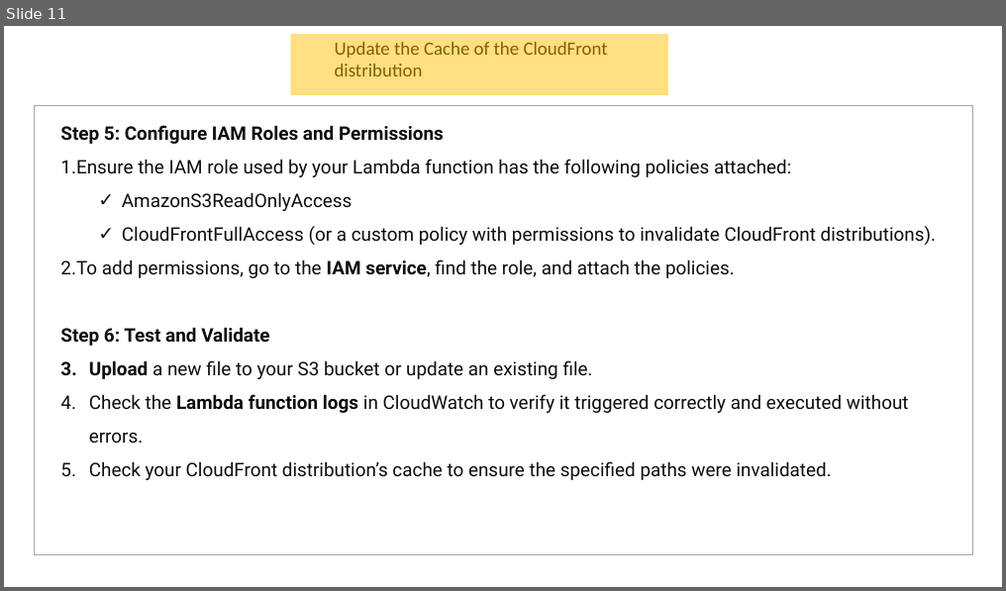
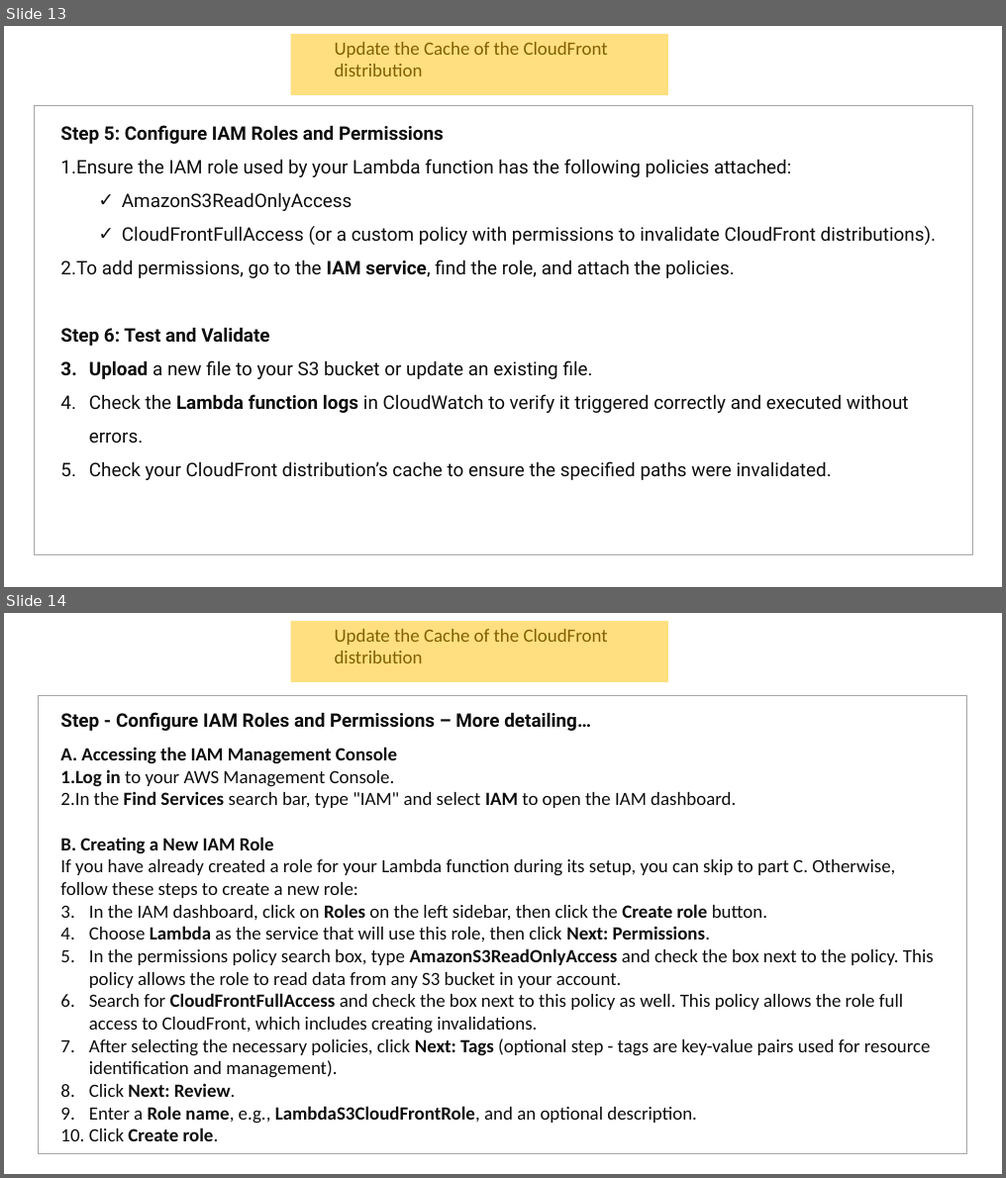
Before and after one commit to abmishra1234/DVR-Feature-Livestream, a slide deck: docs/Mp4ToHLS.pptx. Shown one above the other, each under a label of ours: slide 11 before the commit, slides 13 and 14 after it. The pictures are 1006x591 and 1006x1178 pixels, drawn with LibreOffice and Linux fonts; fonts in the diff are those of the drawing. Boxes give left, top, right and bottom in pixels: in the first picture for what was removed or moved away, otherwise in the second. Text is boxed around its words. In the diff, an @@ line names an element or a change of style, - is before the commit and + after.

```diff
--- a/docs/Mp4ToHLS.pptx
+++ b/docs/Mp4ToHLS.pptx
@@ slide 14 added at (4,613,1002,1174), background #FFFFFF @@
@@ rectangle added at (291,621,668,682), fill #FFC000 at 50% opacity @@
@@ text added at (335,629,608,663), 18 pt, text #000000 @@
+Update the Cache of the CloudFront distribution
@@ rectangle added at (39,695,966,1155), outline #A5A5A5 0.75 pt @@
@@ text added at (60,712,591,731), 18 pt, text #0D0D0D, bold @@
+Step - Configure IAM Roles and Permissions – More detailing…
@@ text added at (60,747,934,1142), 18 pt, text #0D0D0D @@
+A. Accessing the IAM Management Console
+1. Log in to your AWS Management Console.
+2. In the Find Services search bar, type "IAM" and select IAM to open the IAM dashboard.
+B. Creating a New IAM Role
+If you have already created a role for your Lambda function during its setup, you can skip to part C. Otherwise, follow these steps to create a new role:
+1. In the IAM dashboard, click on Roles on the left sidebar, then click the Create role button.
+2. Choose Lambda as the service that will use this role, then click Next: Permissions.
+3. In the permissions policy search box, type AmazonS3ReadOnlyAccess and check the box next to the policy. This policy allows the role to read data from any S3 bucket in your account.
+4. Search for CloudFrontFullAccess and check the box next to this policy as well. This policy allows the role full access to CloudFront, which includes creating invalidations.
+5. After selecting the necessary policies, click Next: Tags (optional step - tags are key-value pairs used for resource identification and management).
+6. Click Next: Review.
+7. Enter a Role name, e.g., LambdaS3CloudFrontRole, and an optional description.
+8. Click Create role.
@@ what was slide 11 is now slide 13 @@
```
Also in this commit, not shown: 1 slide changed, 7 other slides added, 1 other file.
